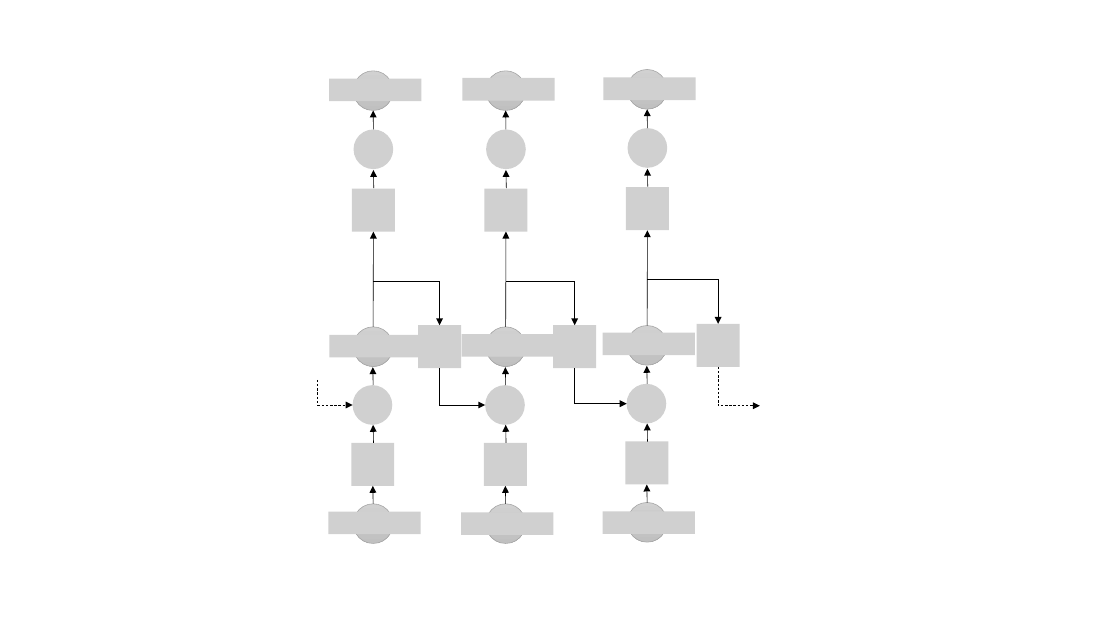
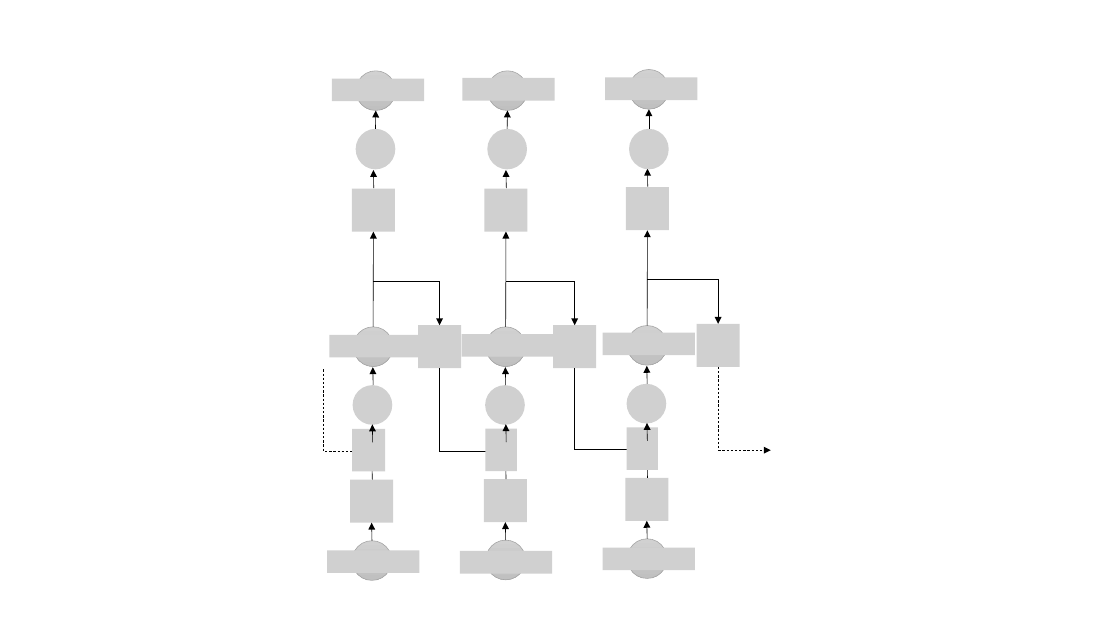
Before and after one commit to zz4fap/c24_inteligencia_artificial, a slide deck: slide 83 of slides/C24_RNN.pptx (slide 84 before the commit). Drawn at 1120x630 pixels with LibreOffice and Linux fonts; fonts in the diff are those of the drawing; grey boxes stand for pictures. Boxes give left, top, right and bottom in pixels: in the first picture for what was removed or moved away, otherwise in the second. Text is boxed around its words. In the diff, an @@ line names an element or a change of style, - is before the commit and + after.

```diff
--- a/slides/C24_RNN.pptx
+++ b/slides/C24_RNN.pptx
@@ elbow arrow moved from (318, 380) - (353, 405) to (323, 370) - (361, 451) @@
@@ elbow arrow moved from (439, 368) - (486, 405) to (439, 368) - (495, 451) @@
@@ elbow arrow moved from (575, 368) - (627, 404) to (575, 368) - (637, 450) @@
@@ elbow arrow moved from (718, 367) - (760, 406) to (718, 367) - (771, 450) @@
@@ picture removed at [351,443,394,486] @@
@@ picture removed at [484,443,527,486] @@
@@ picture removed at [625,442,668,485] @@
@@ group added at [350,428,668,541]: 6 pictures, 3 arrows @@
@@ arrow moved from (373, 504) - (373, 486) to (372, 480) - (372, 462) @@
@@ arrow moved from (506, 504) - (506, 486) to (506, 479) - (506, 461) @@
@@ picture: place and size @@
-picture at [329,512,421,534]
+picture at [327,550,419,573]
@@ 3 ellipses, 1 picture, 1 arrow: place and size @@
-3 ellipses, 1 picture, 1 arrow at [354,485,695,544]
+3 ellipses, 1 picture, 1 arrow at [352,521,695,581]
@@ picture: place and size @@
-picture at [461,513,554,535]
+picture at [460,551,552,574]
```
Also in this commit, not shown: 24 other slides changed, 7 slides added, 8 slides removed, 1 other file.
